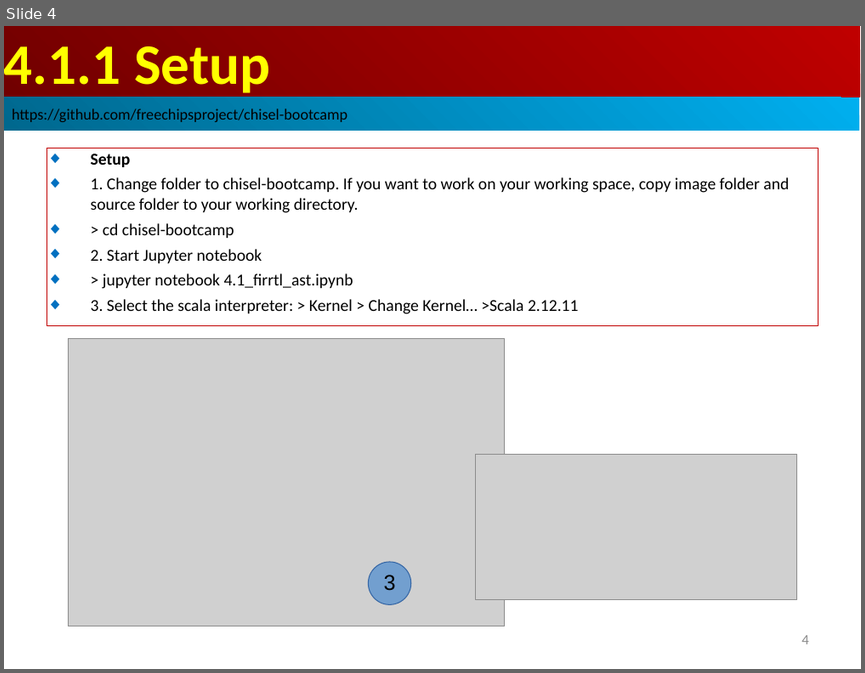
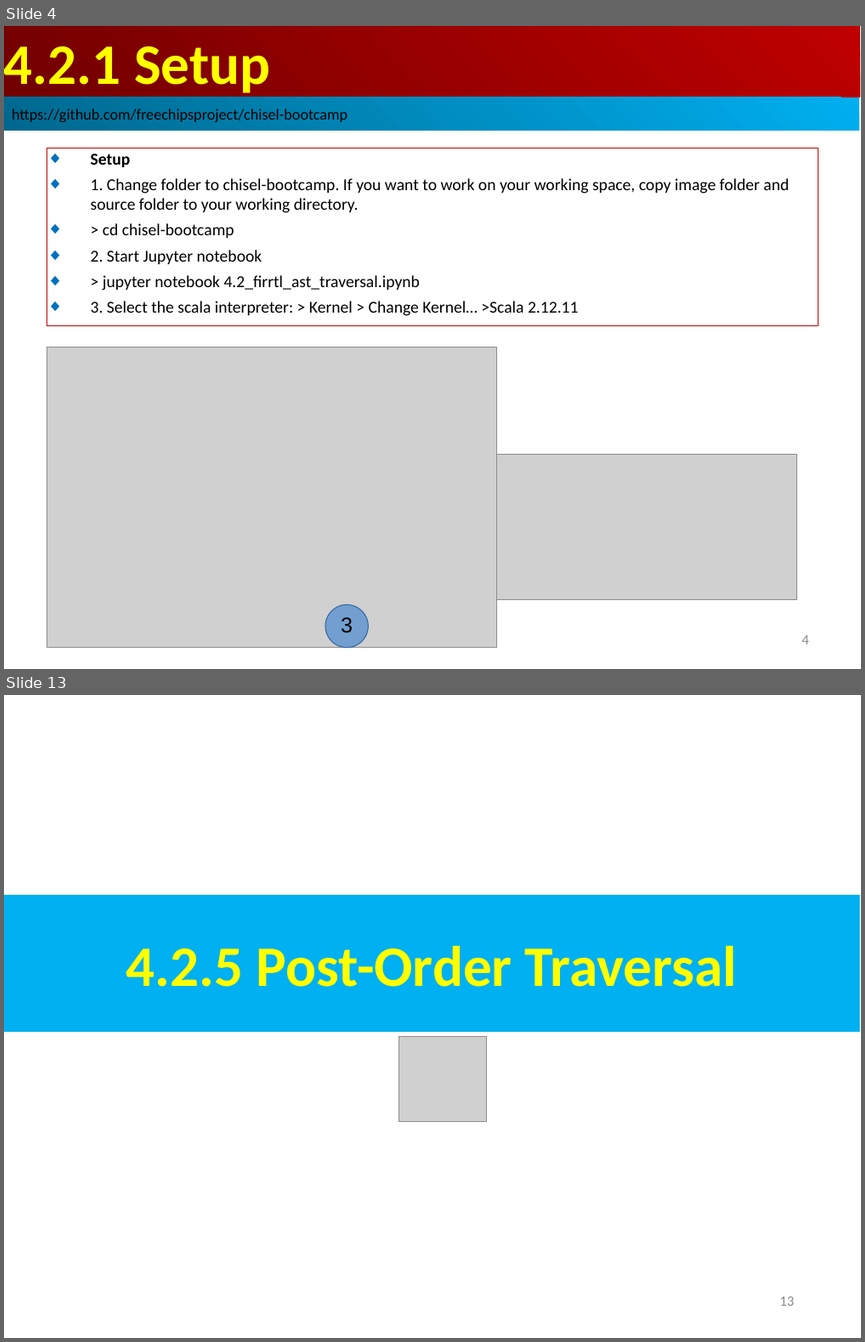
Before and after one commit to peterhchen/AIU_CS800_Chisel, a slide deck: 300_UCB_BC/004.2_Traverse_AST/000_Video/004.2_Traverse_AST.ppt. Shown one above the other, each under a label of ours: slide 4 before the commit, slides 4 and 13 after it; the slides between them are not shown. The pictures are 865x673 and 865x1342 pixels, drawn with LibreOffice and Linux fonts; fonts in the diff are those of the drawing; grey boxes stand for pictures. Boxes give left, top, right and bottom in pixels: in the first picture for what was removed or moved away, otherwise in the second. Text is boxed around its words. In the diff, an @@ line names an element or a change of style, - is before the commit and + after.

```diff
--- a/300_UCB_BC/004.2_Traverse_AST/000_Video/004.2_Traverse_AST.ppt
+++ b/300_UCB_BC/004.2_Traverse_AST/000_Video/004.2_Traverse_AST.ppt
@@ slide 13 added at [4,695,861,1338], background #FFFFFF @@
@@ rectangle added at [4,895,859,1032], fill #00B0F0, 48 pt, text #FFFF00, bold @@
+4.2.5 Post-Order Traversal
@@ picture added at [399,1037,487,1122] @@
@@ page number added at [779,1296,794,1305], 12 pt, text #8B8B8B @@
+13
@@ slide 4 changed as well @@
@@ text in rectangle at [4,46,270,98]: text changed @@
-4.1.1 Setup
+4.2.1 Setup
@@ text in rectangle at [103,275,420,290]: text changed @@
-◆ > jupyter notebook 4.1_firrtl_ast.ipynb
+◆ > jupyter notebook 4.2_firrtl_ast_traversal.ipynb
@@ picture: place and size @@
-picture at [69,339,505,626]
+picture at [46,346,497,647]
@@ ellipse "3": place and size @@
-ellipse "3" at [368,562,411,604]
+ellipse "3" at [325,604,368,647]
```
Also in this commit, not shown: 2 other slides changed, 9 other slides added, 2 slides removed.
